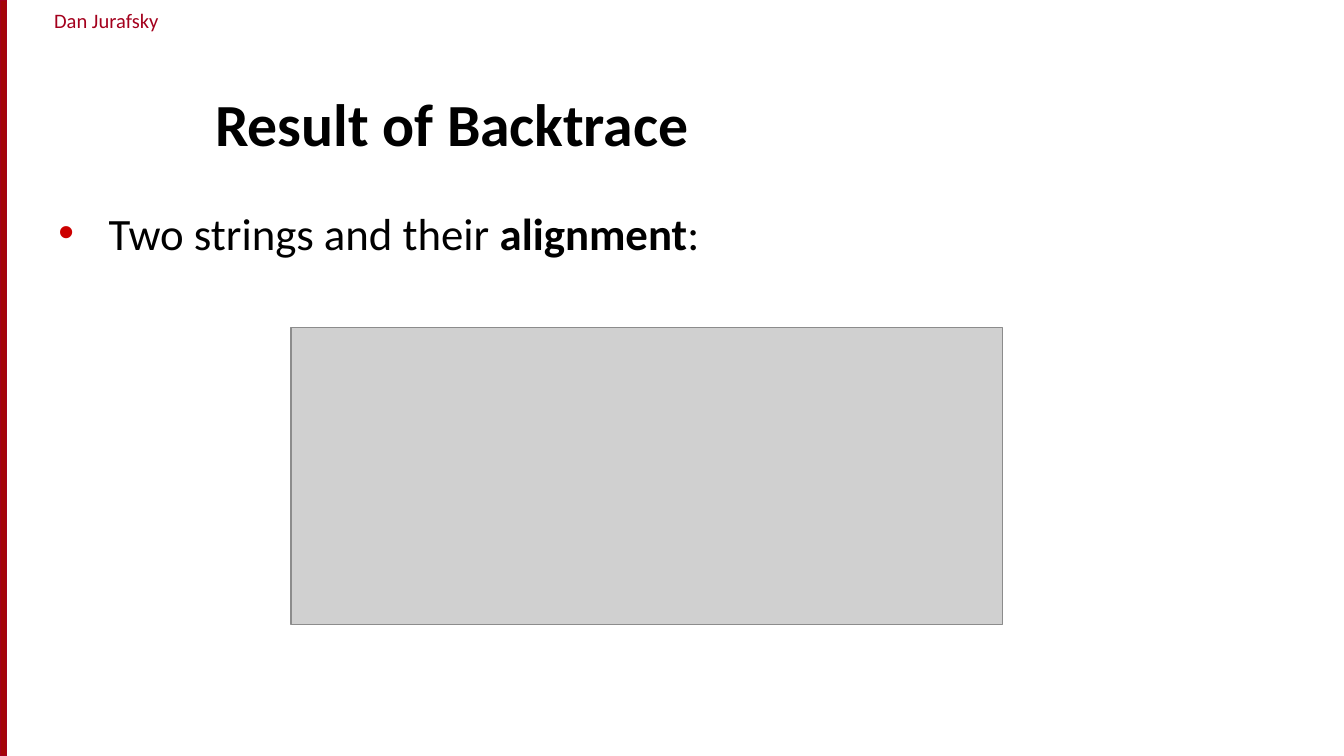
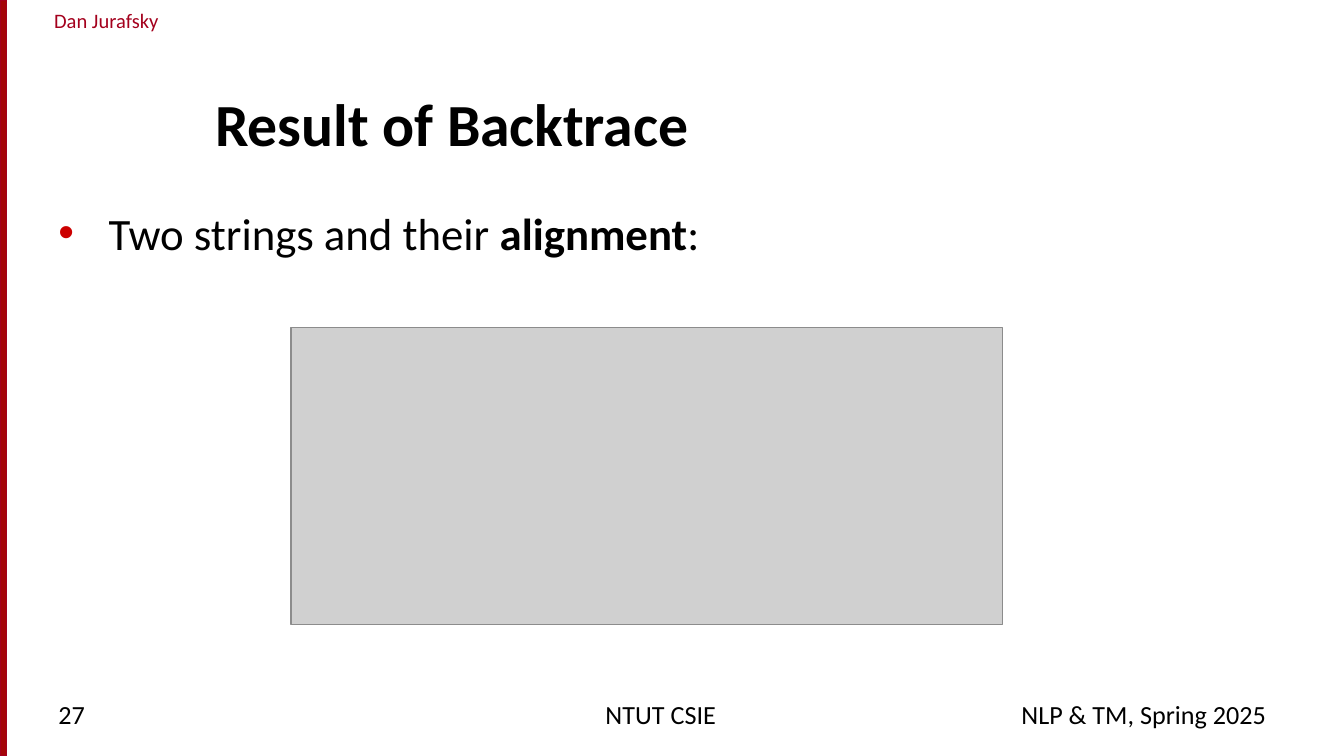
Before and after one commit to chriswjh/chriswjh.github.io, a slide deck: slide 27 of NLP_TM/02-EditDistance.pptx (slide 26 before the commit). Drawn at 1344x756 pixels with LibreOffice and Linux fonts; fonts in the diff are those of the drawing; grey boxes stand for pictures; background and template pictures are left out. Boxes give left, top, right and bottom in pixels: in the first picture for what was removed or moved away, otherwise in the second. Text is boxed around its words. In the diff, an @@ line names an element or a change of style, - is before the commit and + after.

```diff
--- a/NLP_TM/02-EditDistance.pptx
+++ b/NLP_TM/02-EditDistance.pptx
@@ page number added at (58,707,84,724), 14 pt, text #000000 @@
+27
@@ text added at (605,707,716,725), 14 pt, text #000000 @@
+NTUT CSIE
@@ text added at (1021,706,1266,729), 14 pt, text #000000 @@
+NLP & TM, Spring 2025
```
Also in this commit, not shown: 28 other slides changed, 2 slides added, 1 slide removed, 2 other files.
